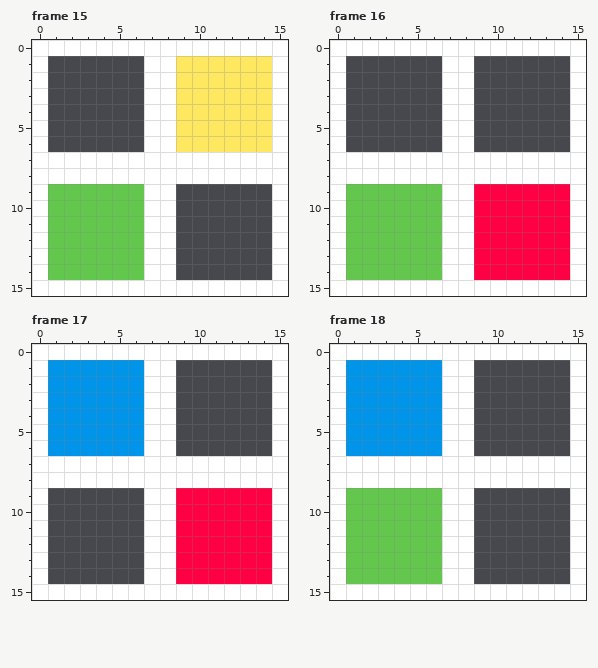
Pixel-art file -- Art/commandHistoryStuff.aseprite. That is the earlier state.
16x16 pixels, 25 frames. Shown: frame 15, frame 16, frame 17, frame 18. The commit also changed other frames, which this record leaves out.
The result:
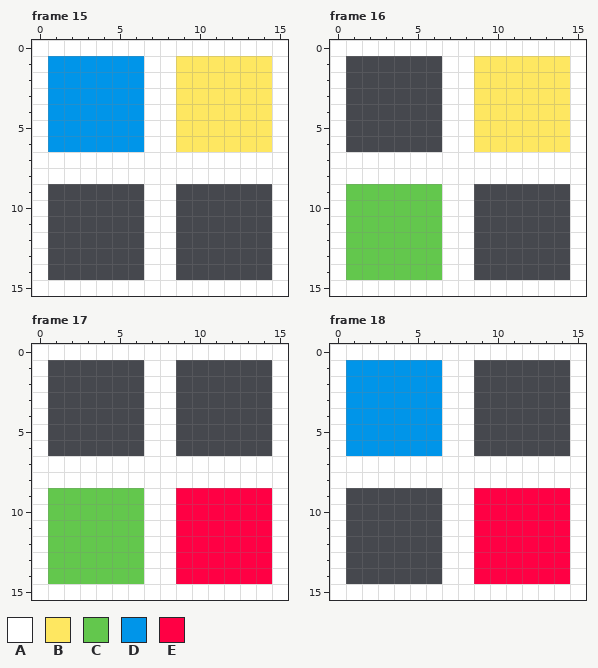
Palette (. is transparent): A #ffffff  B #fee761  C #63c74d  D #0095e9  E #ff0044
Changes in this commit:
--- frame 15, layer "Layer 1"
@@ x 0..8 @@
  0 AAAAAAAAA
- 1 A......AA
- 2 A......AA
- 3 A......AA
- 4 A......AA
- 5 A......AA
- 6 A......AA
+ 1 ADDDDDDAA
+ 2 ADDDDDDAA
+ 3 ADDDDDDAA
+ 4 ADDDDDDAA
+ 5 ADDDDDDAA
+ 6 ADDDDDDAA
  7 AAAAAAAAA
  8 AAAAAAAAA
- 9 ACCCCCCAA
-10 ACCCCCCAA
-11 ACCCCCCAA
-12 ACCCCCCAA
-13 ACCCCCCAA
-14 ACCCCCCAA
+ 9 A......AA
+10 A......AA
+11 A......AA
+12 A......AA
+13 A......AA
+14 A......AA
 15 AAAAAAAAA
--- frame 16, layer "Layer 1"
@@ x 7..15 @@
  0 AAAAAAAAA
- 1 AA......A
- 2 AA......A
- 3 AA......A
- 4 AA......A
- 5 AA......A
- 6 AA......A
+ 1 AABBBBBBA
+ 2 AABBBBBBA
+ 3 AABBBBBBA
+ 4 AABBBBBBA
+ 5 AABBBBBBA
+ 6 AABBBBBBA
  7 AAAAAAAAA
  8 AAAAAAAAA
- 9 AAEEEEEEA
-10 AAEEEEEEA
-11 AAEEEEEEA
-12 AAEEEEEEA
-13 AAEEEEEEA
-14 AAEEEEEEA
+ 9 AA......A
+10 AA......A
+11 AA......A
+12 AA......A
+13 AA......A
+14 AA......A
 15 AAAAAAAAA
--- frame 17, layer "Layer 1"
@@ x 0..8 @@
  0 AAAAAAAAA
- 1 ADDDDDDAA
- 2 ADDDDDDAA
- 3 ADDDDDDAA
- 4 ADDDDDDAA
- 5 ADDDDDDAA
- 6 ADDDDDDAA
+ 1 A......AA
+ 2 A......AA
+ 3 A......AA
+ 4 A......AA
+ 5 A......AA
+ 6 A......AA
  7 AAAAAAAAA
  8 AAAAAAAAA
- 9 A......AA
-10 A......AA
-11 A......AA
-12 A......AA
-13 A......AA
-14 A......AA
+ 9 ACCCCCCAA
+10 ACCCCCCAA
+11 ACCCCCCAA
+12 ACCCCCCAA
+13 ACCCCCCAA
+14 ACCCCCCAA
 15 AAAAAAAAA
--- frame 18, layer "Layer 1"
@@ x 0..15 @@
  8 AAAAAAAAAAAAAAAA
- 9 ACCCCCCAA......A
-10 ACCCCCCAA......A
-11 ACCCCCCAA......A
-12 ACCCCCCAA......A
-13 ACCCCCCAA......A
-14 ACCCCCCAA......A
+ 9 A......AAEEEEEEA
+10 A......AAEEEEEEA
+11 A......AAEEEEEEA
+12 A......AAEEEEEEA
+13 A......AAEEEEEEA
+14 A......AAEEEEEEA
 15 AAAAAAAAAAAAAAAA
